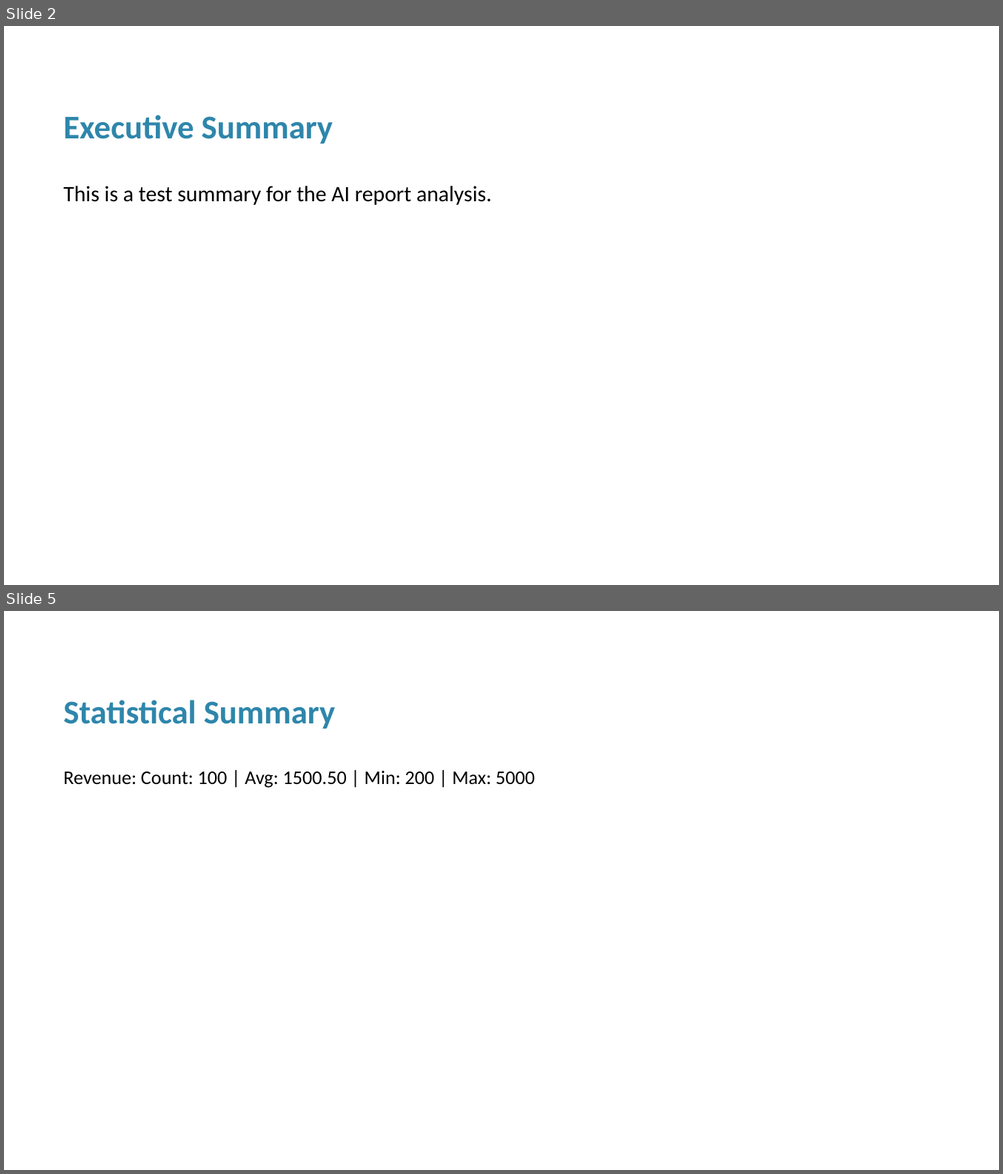
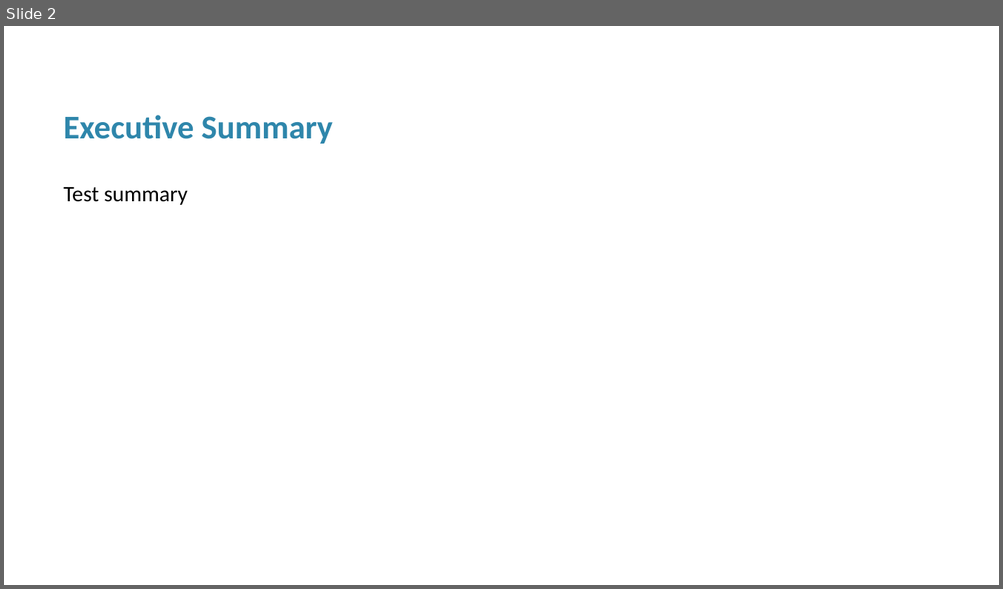
Before and after one commit to moekhoui/report-sonic, a slide deck: Presentation.pptx. Shown one above the other, each under a label of ours: slides 2 and 5 before the commit, slide 2 after it; the slides between them are not shown. The pictures are 1003x1174 and 1003x589 pixels, drawn with LibreOffice and Linux fonts; fonts in the diff are those of the drawing. Boxes give left, top, right and bottom in pixels: in the first picture for what was removed or moved away, otherwise in the second. Text is boxed around its words. In the diff, an @@ line names an element or a change of style, - is before the commit and + after.

```diff
--- a/Presentation.pptx
+++ b/Presentation.pptx
@@ slide 5 removed at (x1=4, y1=611, x2=999, y2=1170), background #FFFFFF @@
@@ text removed at (x1=63, y1=700, x2=335, y2=729) @@
-Statistical Summary
@@ text removed at (x1=63, y1=771, x2=535, y2=788) @@
-Revenue: Count: 100 | Avg: 1500.50 | Min: 200 | Max: 5000
@@ slide 2 changed as well @@
@@ text at (x1=63, y1=187, x2=188, y2=205): text changed @@
-This is a test summary for the AI report analysis.
+Test summary
```
Also in this commit, not shown: 1 other slide changed, 2 other slides removed, 2 other files.
